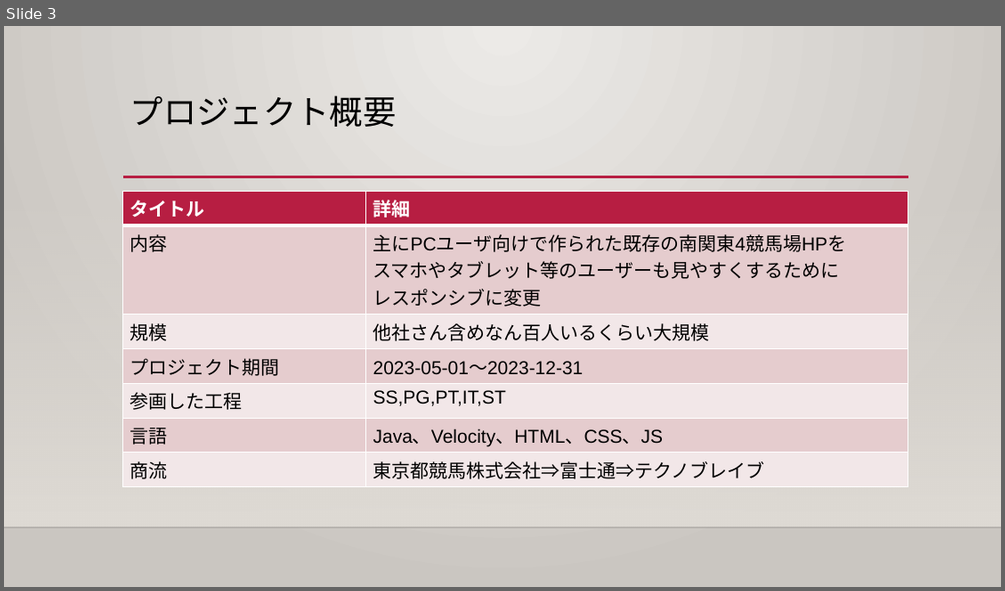
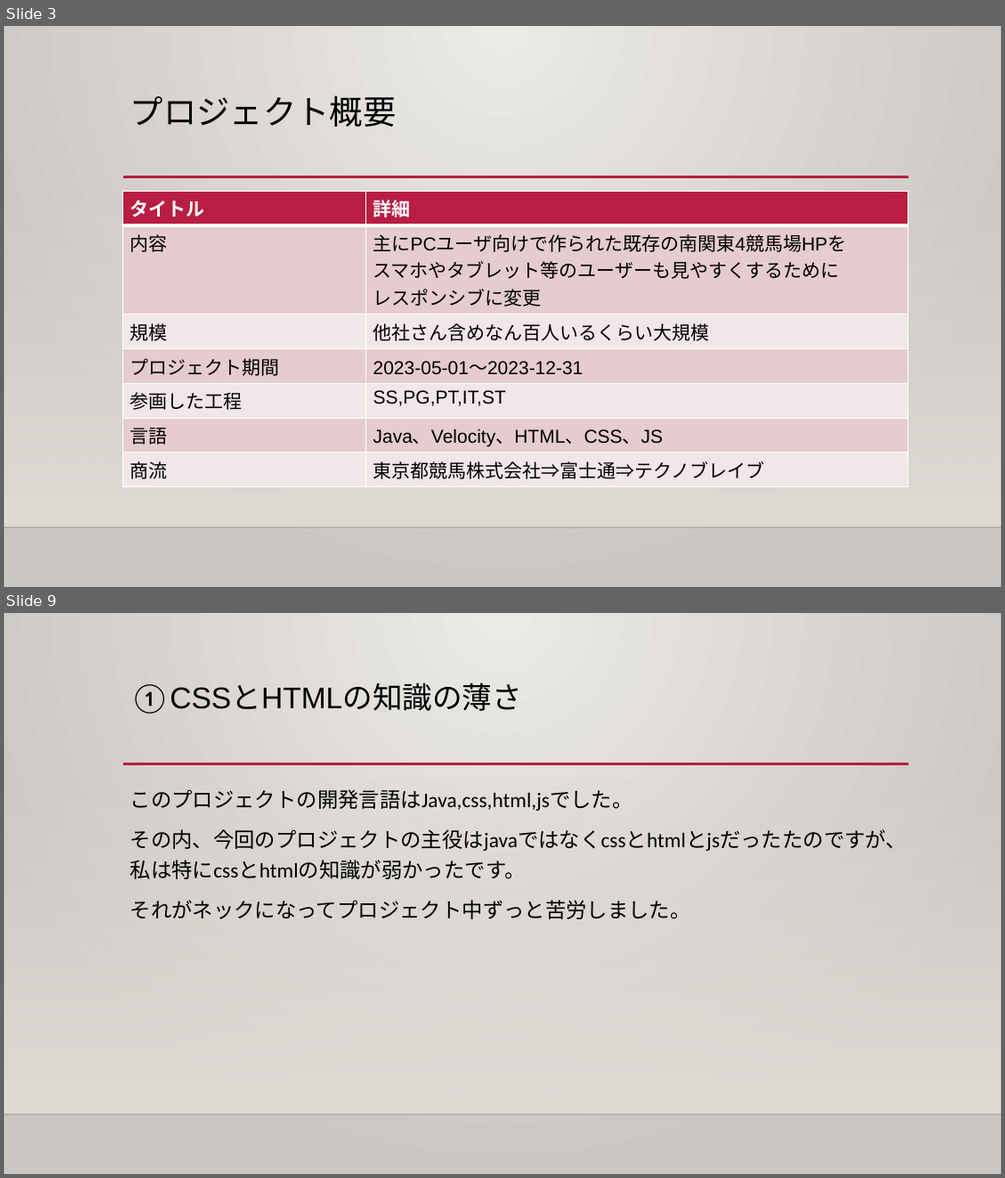
Before and after one commit to bittap/ppt, a slide deck: プログラム経験.pptx. Shown one above the other, each under a label of ours: slide 3 before the commit, slides 3 and 9 after it; the slides between them are not shown. The pictures are 1005x591 and 1005x1178 pixels, drawn with LibreOffice and Linux fonts; fonts in the diff are those of the drawing; background and template pictures are left out. Boxes give left, top, right and bottom in pixels: in the first picture for what was removed or moved away, otherwise in the second. Text is boxed around its words. In the diff, an @@ line names an element or a change of style, - is before the commit and + after.

Commit message:
全体の内容を触れること完了

```diff
--- a/プログラム経験.pptx
+++ b/プログラム経験.pptx
@@ slide 9 added at box(4, 613, 1001, 1174), background gradient #ECEAE7 to #CAC7C1; not listed: 3 template elements that a slide beside it also shows @@
@@ title added at box(130, 683, 522, 714), 28.8 pt, text #000000 @@
+①CSSとHTMLの知識の薄さ
@@ text added at box(130, 789, 906, 919), 20 pt, text #000000 @@
+このプロジェクトの開発言語はJava,css,html,jsでした。
+その内、今回のプロジェクトの主役はjavaではなくcssとhtmlとjsだったたのですが、私は特にcssとhtmlの知識が弱かったです。
+それがネックになってプロジェクト中ずっと苦労しました。
```
Also in this commit, not shown: 4 slides changed, 4 other slides added.
